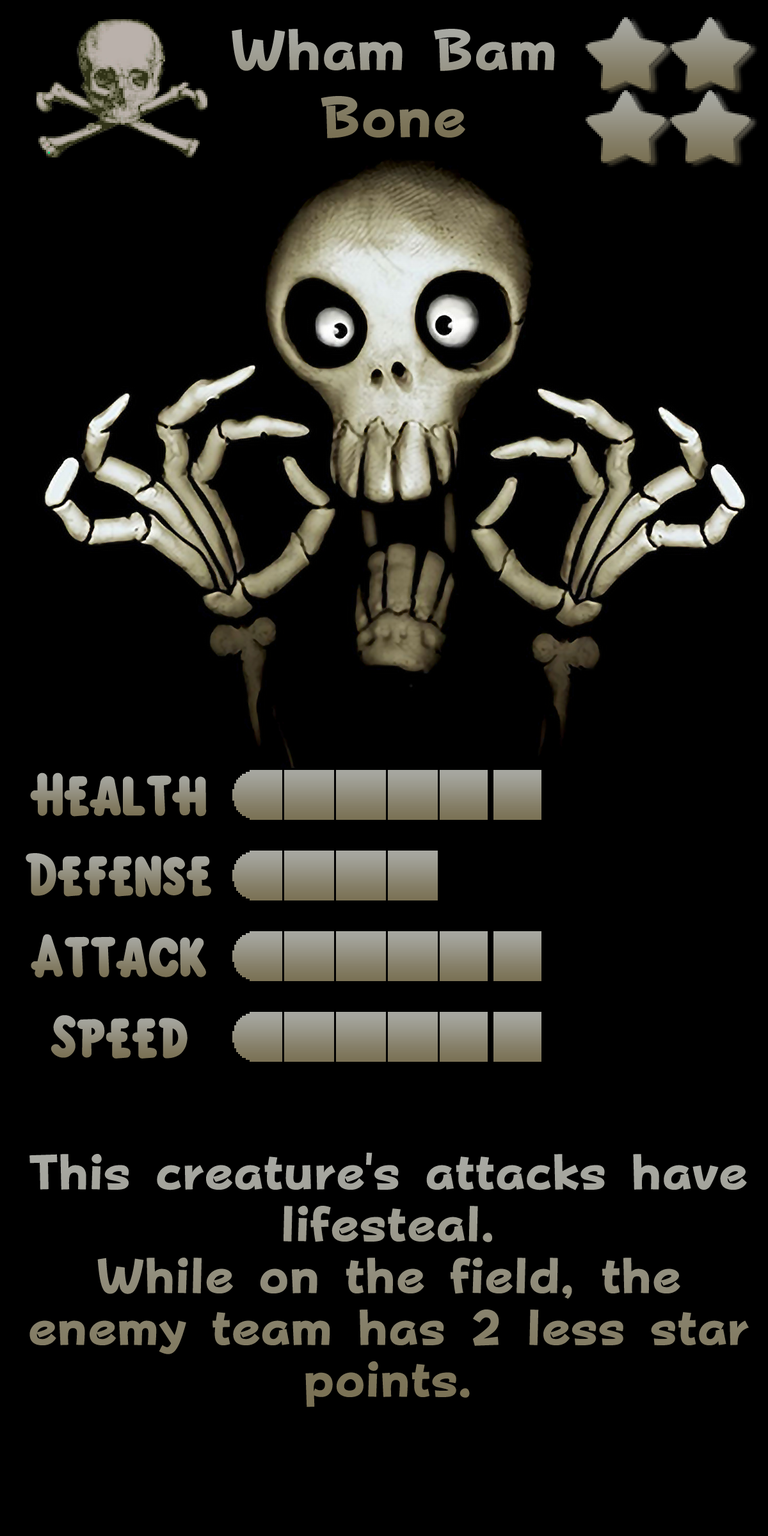
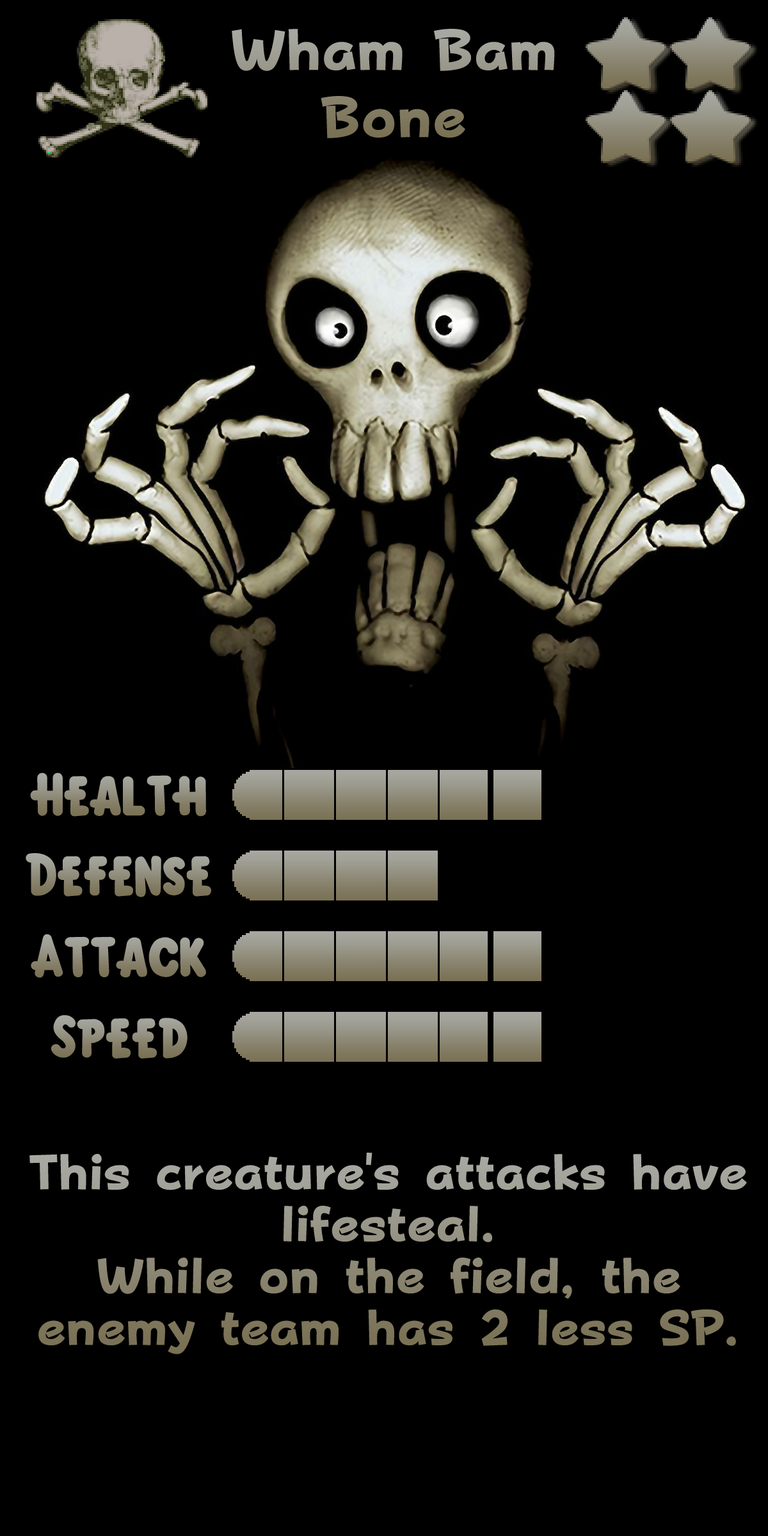
Layered file, before and after one edit (w=768, h=1536). Changes by layer:
renamed "This creature's attacks have lifesteal. While on the field, the" to "Ability", painted on it over <box>29,1155,749,1408</box>
